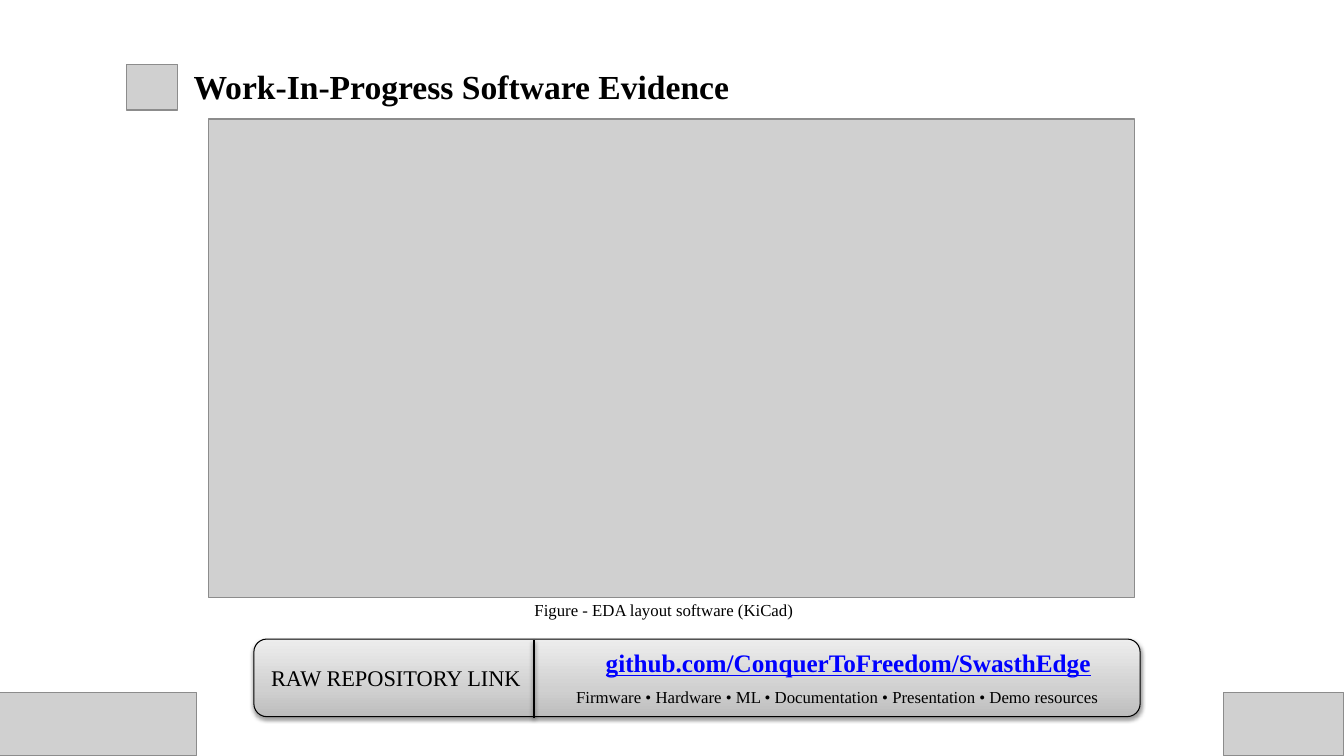
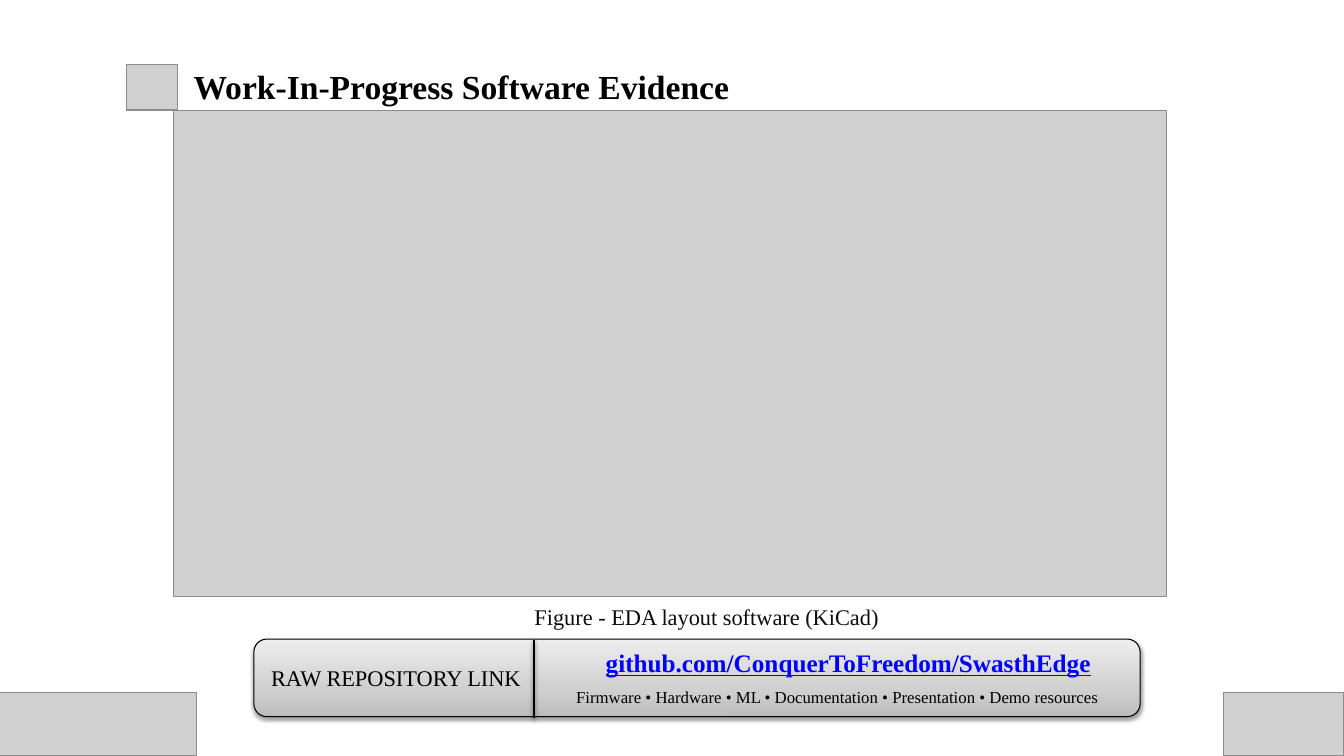
Before and after one commit to ConquerToFreedom/SwasthEdge, a slide deck: slide 12 of ppt/Vishwakarma Awards 2026-27 Stage 2 Submission PPT.pptx. Drawn at 1344x756 pixels with LibreOffice and Linux fonts; fonts in the diff are those of the drawing; grey boxes stand for pictures. Boxes give left, top, right and bottom in pixels: in the first picture for what was removed or moved away, otherwise in the second. Text is boxed around its words. In the diff, an @@ line names an element or a change of style, - is before the commit and + after.

```diff
--- a/ppt/Vishwakarma Awards 2026-27 Stage 2 Submission PPT.pptx
+++ b/ppt/Vishwakarma Awards 2026-27 Stage 2 Submission PPT.pptx
@@ picture: place and size @@
-picture at <box>209,119,1135,597</box>
+picture at <box>173,110,1167,597</box>
@@ text "Figure - EDA layout software ..." at <box>534,609,878,630</box>: size 12 to 16 pt, text colour #000000 to #0D0D0D @@
```
Also in this commit, not shown: 7 other slides changed, 4 other files.
